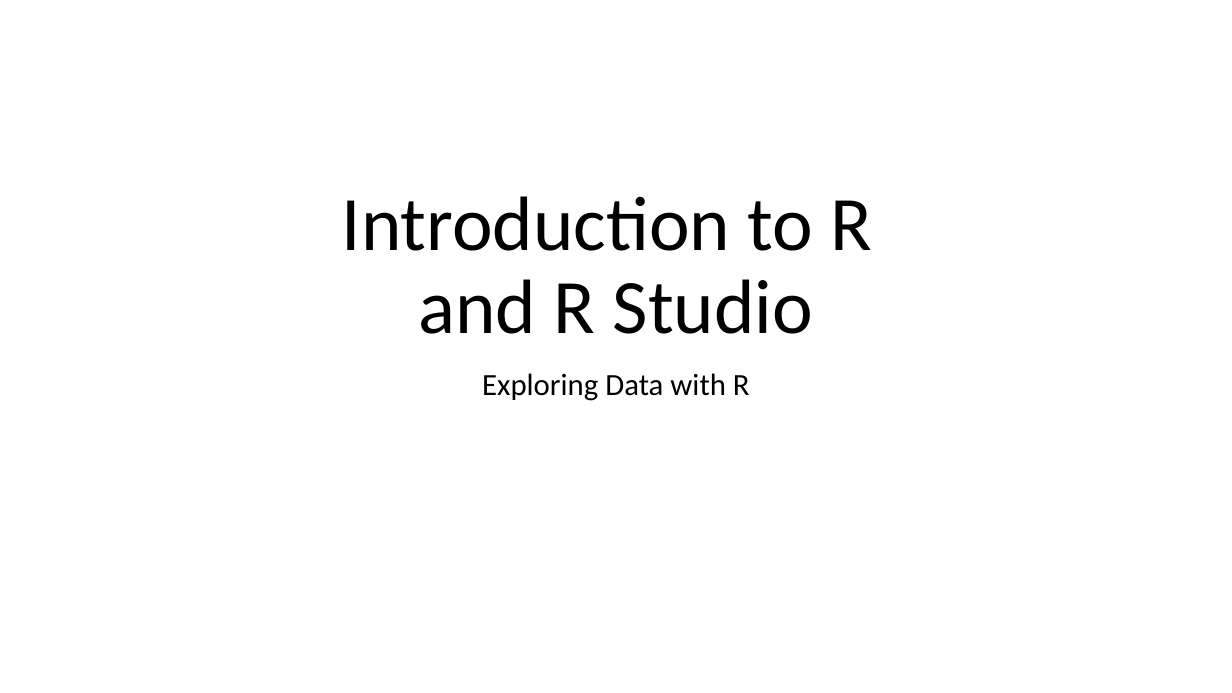
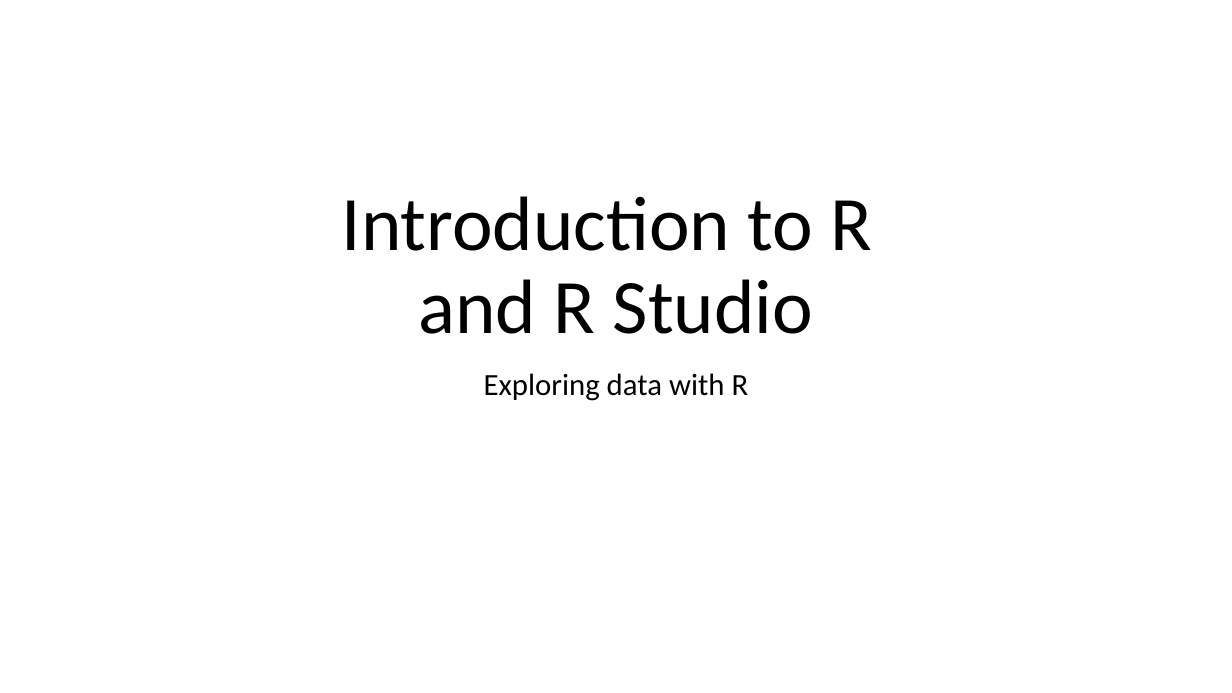
Before and after one commit to thsavage/Code-Shards, a slide deck: slide 6 of Session 1.pptx (slide 4 before the commit). Drawn at 1232x693 pixels with LibreOffice and Linux fonts; fonts in the diff are those of the drawing. Boxes give left, top, right and bottom in pixels: in the first picture for what was removed or moved away, otherwise in the second. Text is boxed around its words. In the diff, an @@ line names an element or a change of style, - is before the commit and + after.

```diff
--- a/Session 1.pptx
+++ b/Session 1.pptx
@@ subtitle at (484,373,749,401): text changed @@
-Exploring Data with R
+Exploring data with R
```
Also in this commit, not shown: 10 other slides changed, 7 slides added, 1 other file.
